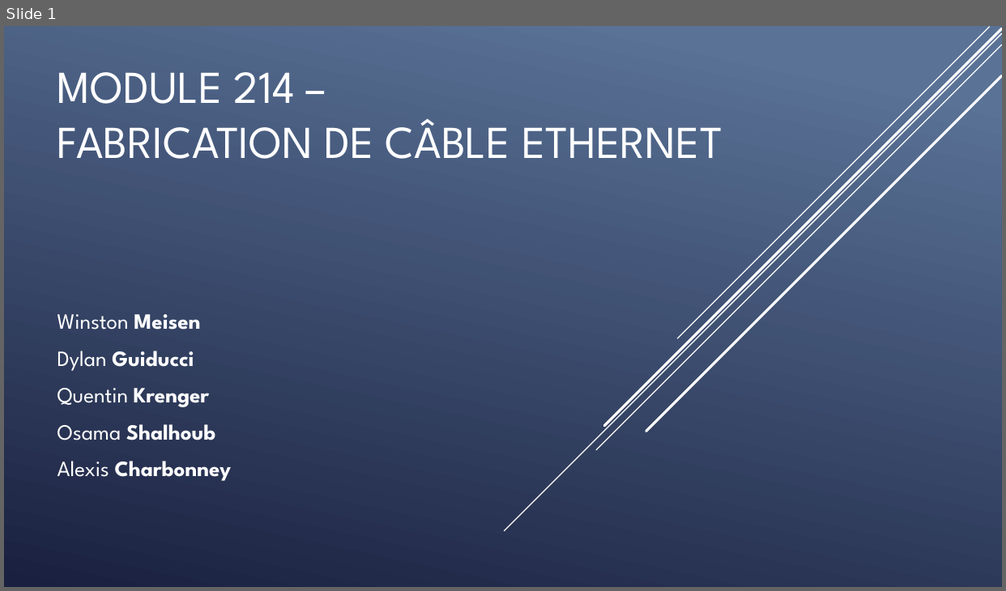
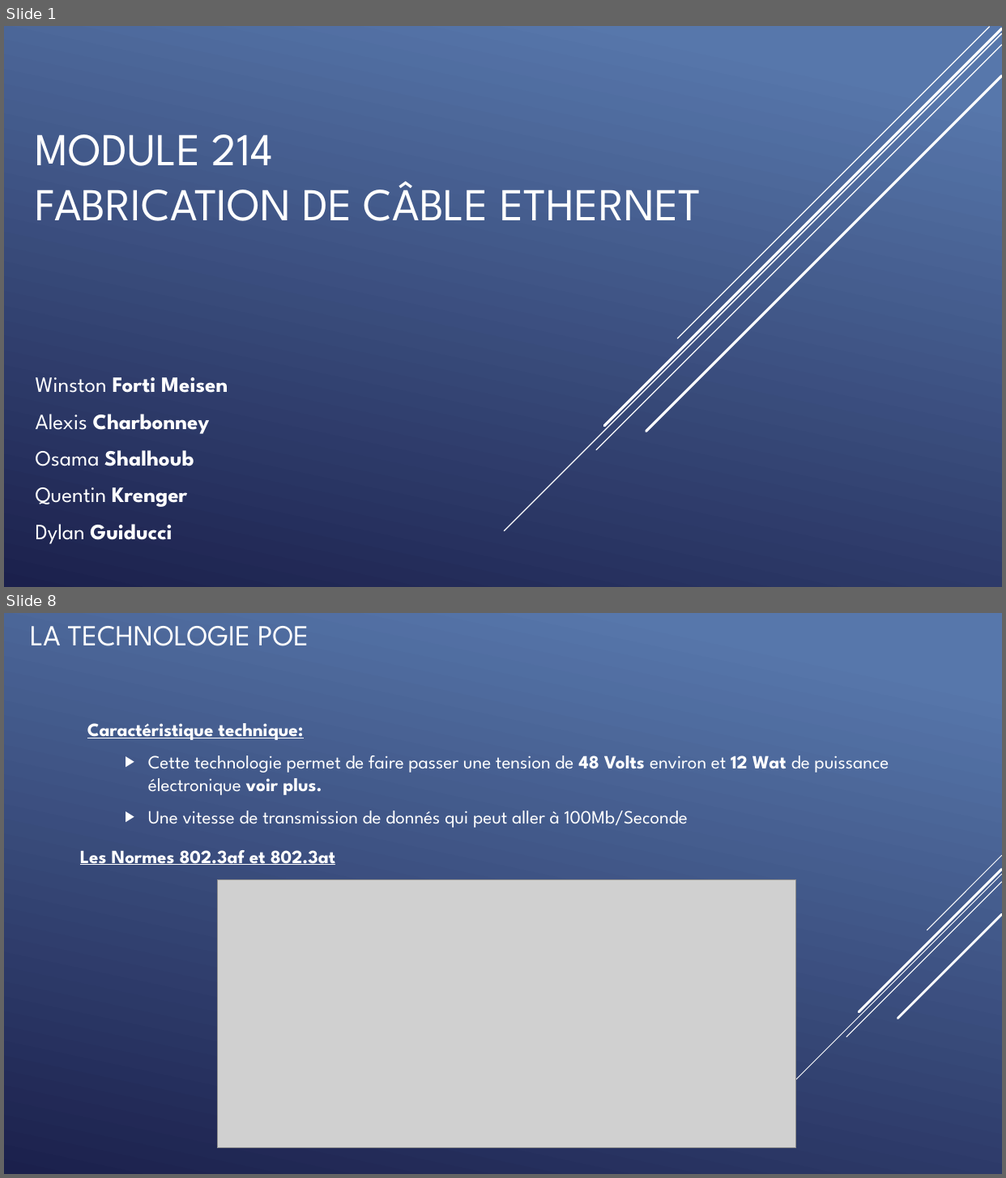
Before and after one commit to QuentinKrg/M214-Ethernet, a slide deck: Module 214 - Fabrication_Ethernet.pptx. Shown one above the other, each under a label of ours: slide 1 before the commit, slides 1 and 8 after it; the slides between them are not shown. The pictures are 1006x591 and 1006x1178 pixels, drawn with LibreOffice and Linux fonts; fonts in the diff are those of the drawing; grey boxes stand for pictures. Boxes give left, top, right and bottom in pixels: in the first picture for what was removed or moved away, otherwise in the second. Text is boxed around its words. In the diff, an @@ line names an element or a change of style, - is before the commit and + after.

```diff
--- a/Module 214 - Fabrication_Ethernet.pptx
+++ b/Module 214 - Fabrication_Ethernet.pptx
@@ slide 8 added at (4,613,1002,1174), background gradient #5877AB to #1C204D @@
@@ title added at (30,626,309,646), 28 pt, text #FFFFFF @@
+LA TECHNOLOGIE POE
@@ text added at (87,723,889,828), 18 pt, text #FFFFFF @@
+  Caractéristique technique:
+    ▶ Cette technologie permet de faire passer une tension de 48 Volts environ et 12 Wat de puissance électronique voir plus.
+    ▶ Une vitesse de transmission de donnés qui peut aller à 100Mb/Seconde
@@ text added at (80,850,336,865), 18 pt, text #FFFFFF, bold, underline @@
+Les Normes 802.3af et 802.3at
@@ picture added at (217,879,796,1148) @@
@@ group added at (758,855,1002,1118): 5 lines @@
@@ slide 1 changed as well @@
@@ background gradient #597496 to #1A2040 to gradient #5877AB to #1C204D @@
@@ title at (36,135,701,221): text changed @@
-MODULE 214 –
-FABRICATION DE CÂBLE ETHERNET
+MODULE 214
+FABRICATION DE CÂBLE ETHERNET
@@ subtitle "Winston Forti Meisen": place and size @@
-subtitle "Winston Forti Meisen" at (57,314,232,481)
+subtitle "Winston Forti Meisen" at (36,378,228,544)
@@ subtitle at (36,378,228,507): text changed; bold on @@
-Winston Meisen
+Winston Forti Meisen
+Alexis Charbonney
+Osama Shalhoub
+Quentin Krenger
@@ subtitle at (57,388,232,481): paragraphs removed @@
-Quentin Krenger
-Osama Shalhoub
-Alexis Charbonney
```
Also in this commit, not shown: 3 other slides changed, 22 other slides added, 5 slides removed.
